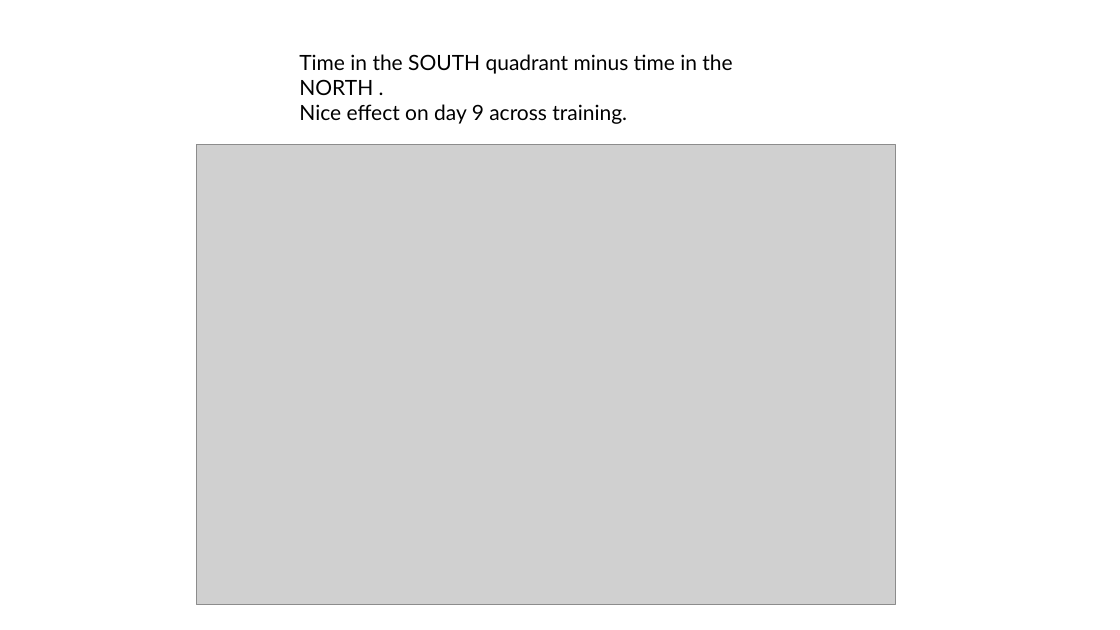
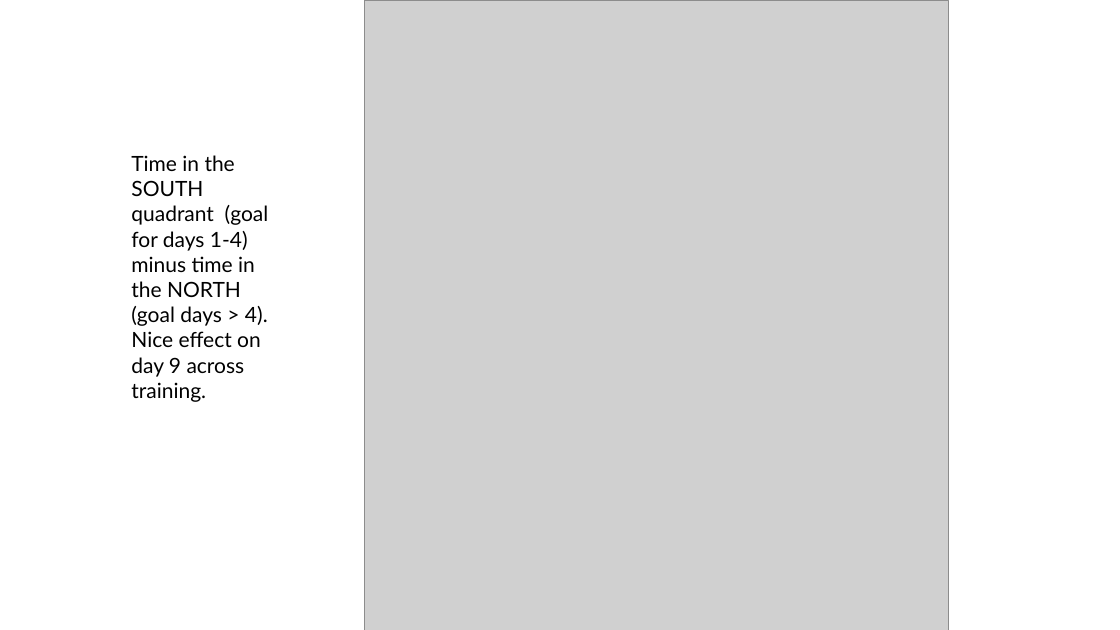
Before and after one commit to CowenLab/Ovariectomy_and_development, a slide deck: slide 6 of MWM/R_cowen/Q1_Does_OVX_affect_MWM_performance.pptx. Drawn at 1120x630 pixels with LibreOffice and Linux fonts; fonts in the diff are those of the drawing; grey boxes stand for pictures. Boxes give left, top, right and bottom in pixels: in the first picture for what was removed or moved away, otherwise in the second. Text is boxed around its words. In the diff, an @@ line names an element or a change of style, - is before the commit and + after.

```diff
--- a/MWM/R_cowen/Q1_Does_OVX_affect_MWM_performance.pptx
+++ b/MWM/R_cowen/Q1_Does_OVX_affect_MWM_performance.pptx
@@ picture: place and size @@
-picture at box(197, 145, 896, 605)
+picture at box(365, 0, 949, 630)
@@ text "Time in the SOUTH quadrant ...": place and size @@
-text "Time in the SOUTH quadrant ..." at box(299, 54, 732, 124)
+text "Time in the SOUTH quadrant ..." at box(131, 155, 269, 402)
@@ text at box(131, 155, 269, 326): text changed @@
-Time in the SOUTH quadrant minus time in the NORTH .
+Time in the SOUTH quadrant (goal for days 1-4) minus time in the NORTH (goal days > 4).
```
Also in this commit, not shown: 1 other file.
